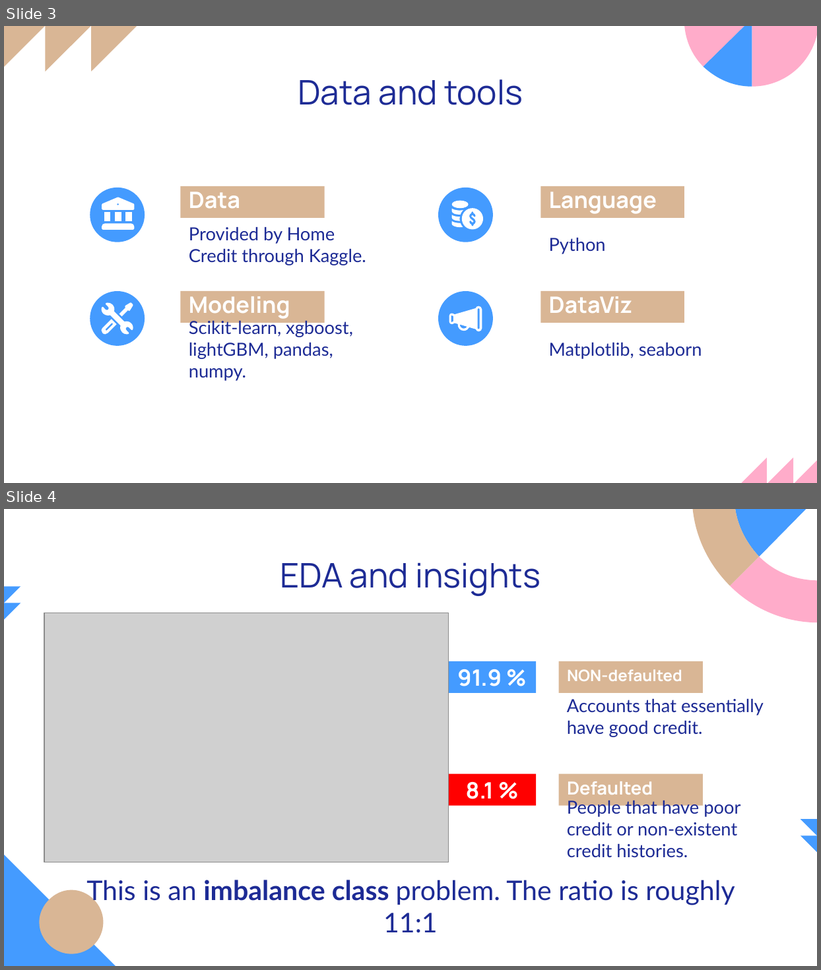
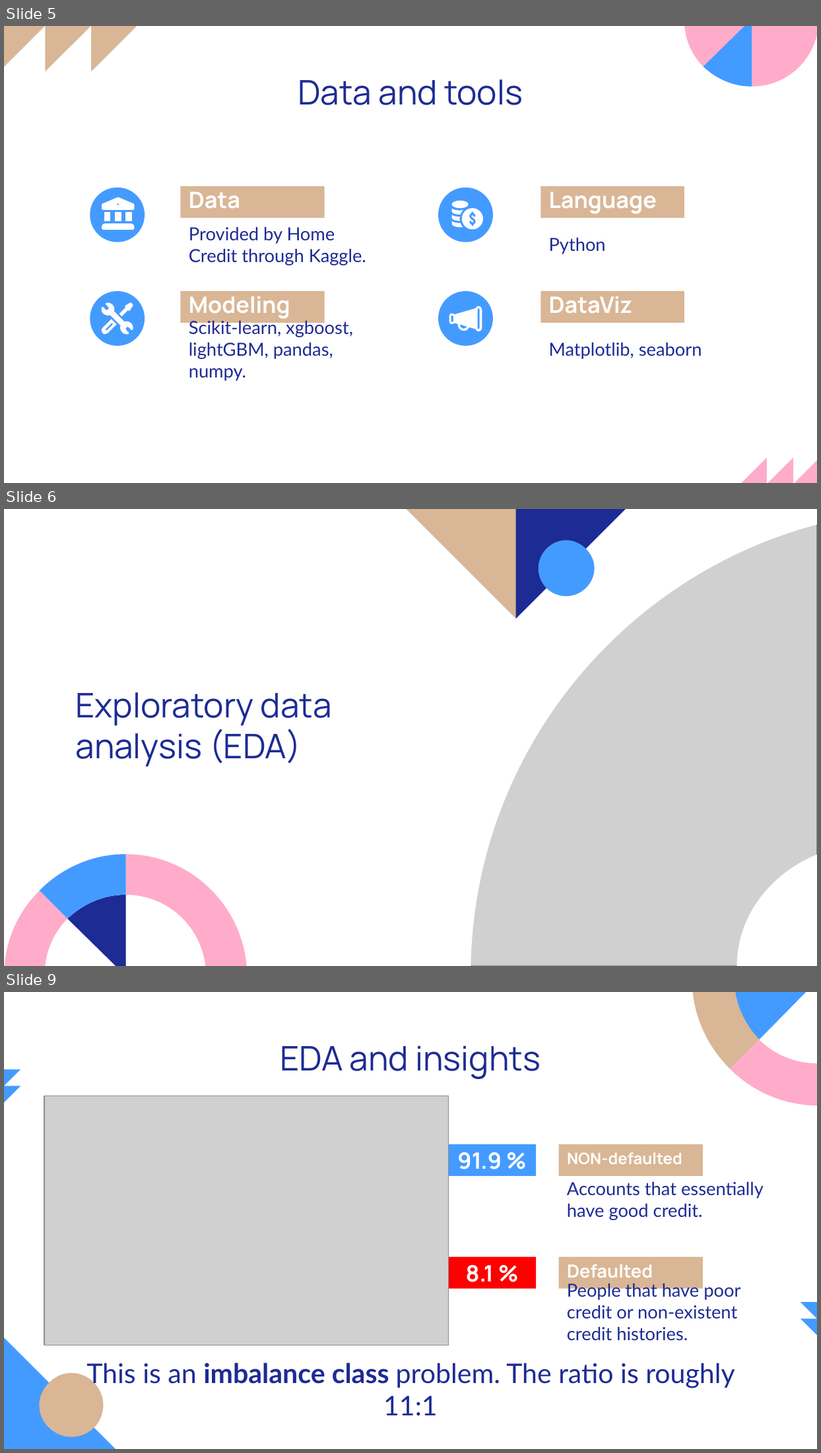
Before and after one commit to luongtruong77/classification-loan-default-risk-detection, a slide deck: Presentation.pptx. Shown one above the other, each under a label of ours: slides 3 and 4 before the commit, slides 5, 6 and 9 after it; the slides between them are not shown. The pictures are 821x970 and 821x1453 pixels, drawn with LibreOffice and Linux fonts; fonts in the diff are those of the drawing; grey boxes stand for pictures. Boxes give left, top, right and bottom in pixels: in the first picture for what was removed or moved away, otherwise in the second. Text is boxed around its words. In the diff, an @@ line names an element or a change of style, - is before the commit and + after.

```diff
--- a/Presentation.pptx
+++ b/Presentation.pptx
@@ slide 6 added at [4,509,817,966], background #FFFFFF @@
@@ freeform shape added at [112,509,817,966], fill #FFFFFF @@
@@ freeform shape added at [405,509,516,618], fill #D9B695 @@
@@ picture added at [459,509,817,966] @@
@@ freeform shape added at [516,509,627,618], fill #1D2B95 @@
@@ freeform shape added at [538,540,594,596], fill #449BFF @@
@@ title added at [76,692,332,767], 30 pt, text #1D2B95 @@
+Exploratory data analysis (EDA)
@@ freeform shape added at [737,843,817,966], fill #FFFFFF @@
@@ group added at [5,854,247,966]: 4 freeform shapes @@
@@ what was slide 3 is now slide 5 @@
@@ what was slide 4 is now slide 9 @@
```
Also in this commit, not shown: 2 slides changed, 19 other slides added, 2 slides removed, 3 other files.
